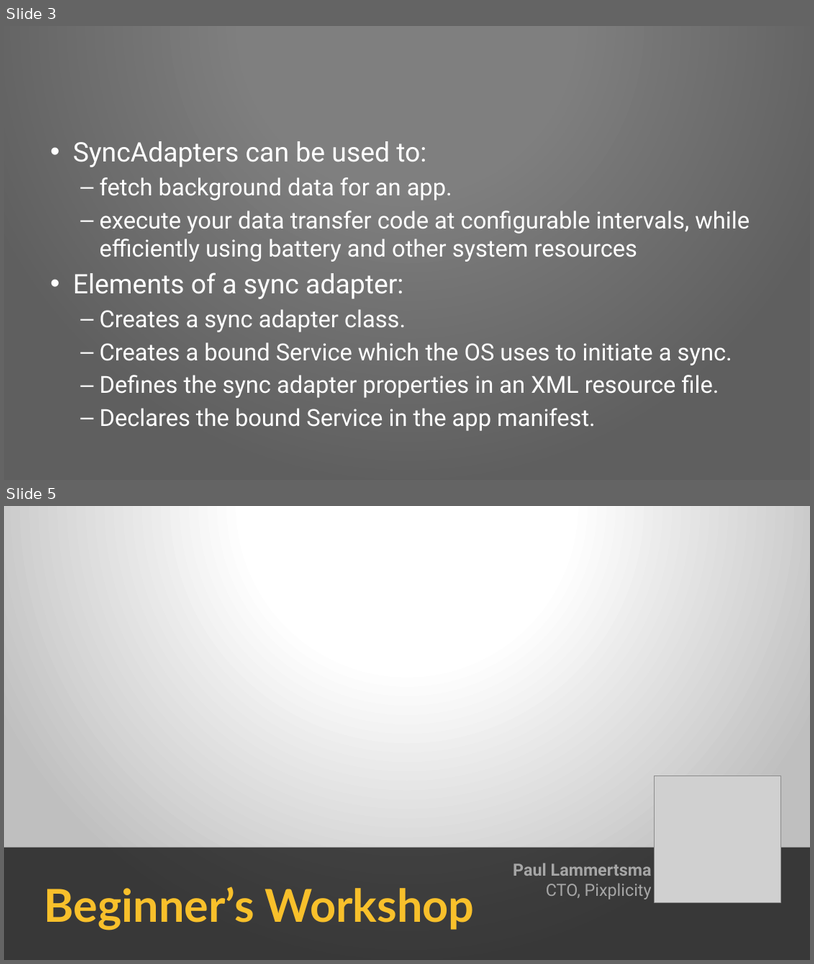
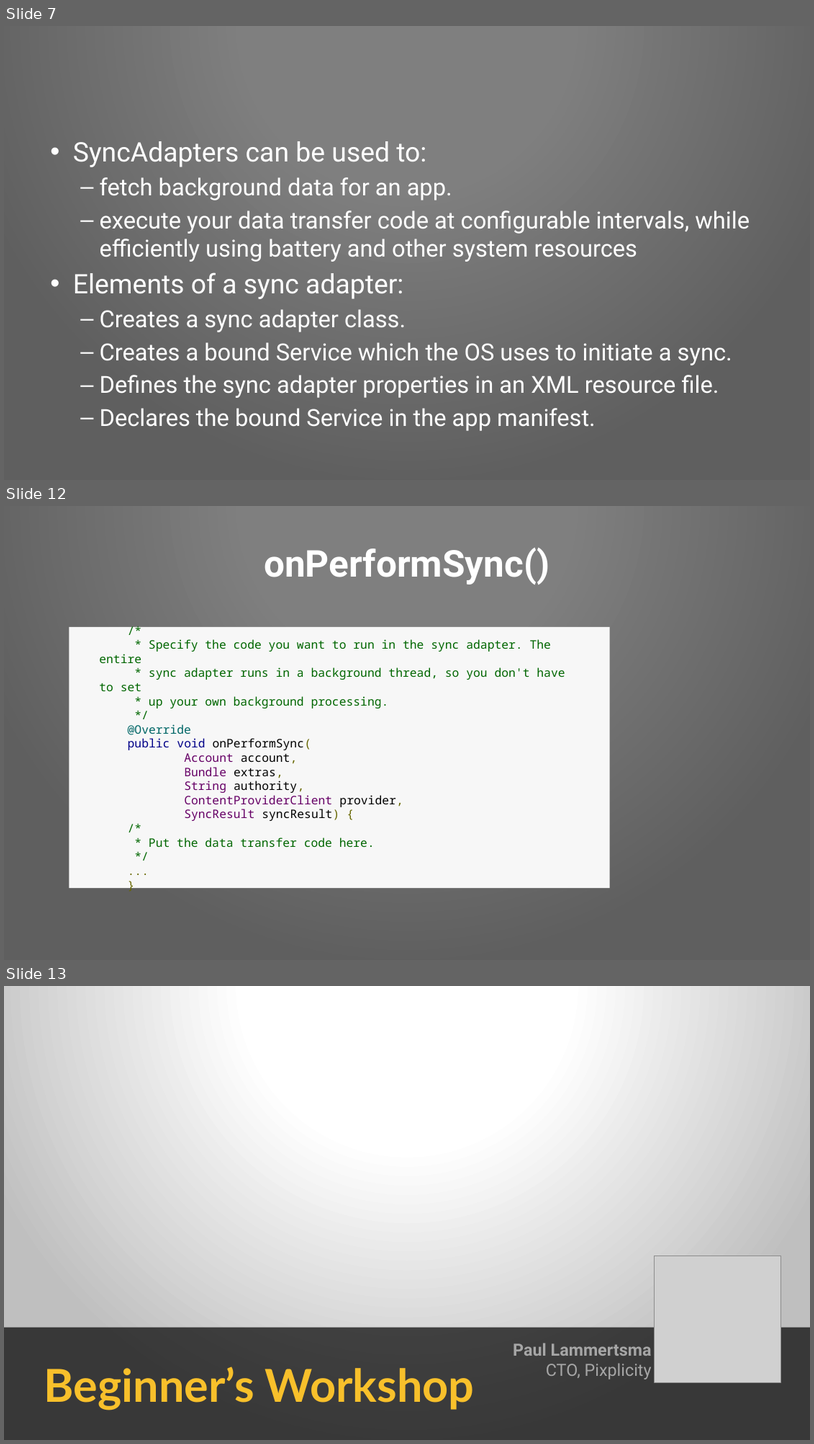
Before and after one commit to Pixplicity/sync-demo, a slide deck: I've been doing some syncing.pptx. Shown one above the other, each under a label of ours: slides 3 and 5 before the commit, slides 7, 12 and 13 after it; the slides between them are not shown. The pictures are 814x964 and 814x1444 pixels, drawn with LibreOffice and Linux fonts; fonts in the diff are those of the drawing; grey boxes stand for pictures; background and template pictures are left out. Boxes give left, top, right and bottom in pixels: in the first picture for what was removed or moved away, otherwise in the second. Text is boxed around its words. In the diff, an @@ line names an element or a change of style, - is before the commit and + after.

```diff
--- a/I've been doing some syncing.pptx
+++ b/I've been doing some syncing.pptx
@@ slide 12 added at (x1=4, y1=506, x2=810, y2=960), background picture (left out); not listed: 1 template element that a slide beside it also shows @@
@@ title added at (x1=264, y1=548, x2=550, y2=584), 44 pt, text #FFFFFF, bold @@
+onPerformSync()
@@ text added at (x1=70, y1=624, x2=610, y2=890), fill #F7F7F7, 14 pt, text #006600 @@
+/*
+* Specify the code you want to run in the sync adapter. The entire
+* sync adapter runs in a background thread, so you don't have to set
+* up your own background processing.
+*/
+@Override
+public void onPerformSync(
+Account account,
+Bundle extras,
+String authority,
+ContentProviderClient provider,
+SyncResult syncResult) {
+/*
+* Put the data transfer code here.
+*/
+...
+}
@@ what was slide 3 is now slide 7 @@
@@ what was slide 5 is now slide 13 @@
```
Also in this commit, not shown: 2 slides changed, 7 other slides added.
